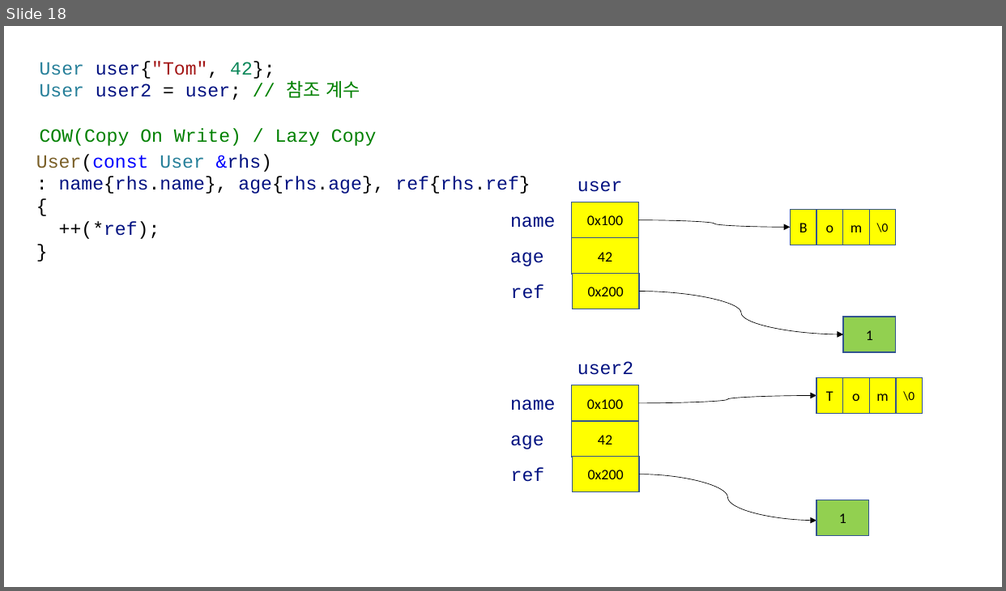
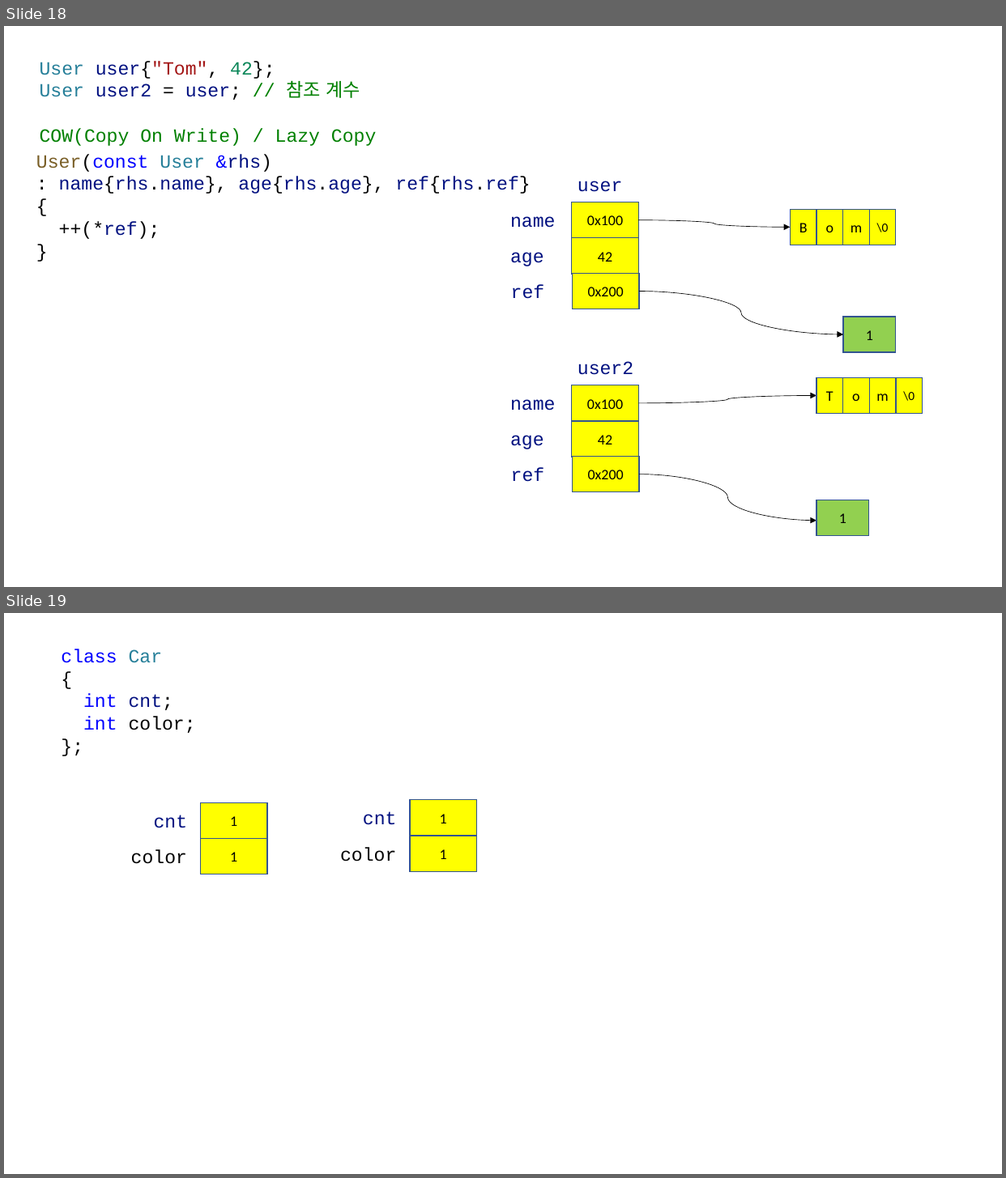
Before and after one commit to yoondev-classroom/hyundai_220510, a slide deck: cpp/220517.pptx. Shown one above the other, each under a label of ours: slide 18 before the commit, slides 18 and 19 after it. The pictures are 1006x591 and 1006x1178 pixels, drawn with LibreOffice and Linux fonts; fonts in the diff are those of the drawing. Boxes give left, top, right and bottom in pixels: in the first picture for what was removed or moved away, otherwise in the second. Text is boxed around its words. In the diff, an @@ line names an element or a change of style, - is before the commit and + after.

```diff
--- a/cpp/220517.pptx
+++ b/cpp/220517.pptx
@@ slide 19 added at bbox=[4, 613, 1002, 1174], background #FFFFFF @@
@@ text added at bbox=[61, 649, 196, 733], 18 pt, text #0000FF @@
+class Car
+{
+int cnt;
+int color;
+};
@@ rectangle added at bbox=[201, 803, 267, 839], fill #FFFF00, outline #325491 1 pt, 14 pt, text #000000 @@
+1
@@ rectangle added at bbox=[410, 800, 476, 836], fill #FFFF00, outline #325491 1 pt, 14 pt, text #000000 @@
+1
@@ text added at bbox=[154, 815, 188, 828], 18 pt, text #001080 @@
+cnt
@@ text added at bbox=[363, 811, 397, 825], 18 pt, text #001080 @@
+cnt
@@ text added at bbox=[131, 850, 187, 864], 18 pt, text #000000 @@
+color
@@ rectangle added at bbox=[201, 838, 267, 875], fill #FFFF00, outline #325491 1 pt, 14 pt, text #000000 @@
+1
@@ text added at bbox=[340, 847, 396, 862], 18 pt, text #000000 @@
+color
@@ rectangle added at bbox=[410, 836, 476, 872], fill #FFFF00, outline #325491 1 pt, 14 pt, text #000000 @@
+1
```
Also in this commit, not shown: 1 other slide added, 1 other file.
